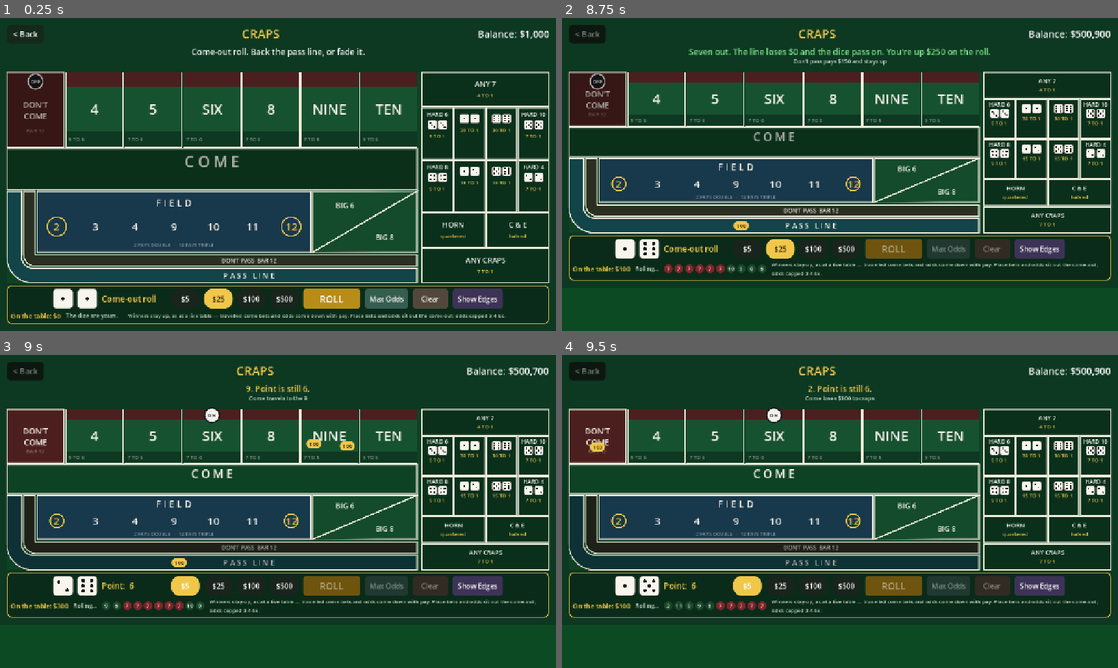
Above: before the commit, frames 1-4 (two rows, left to right).
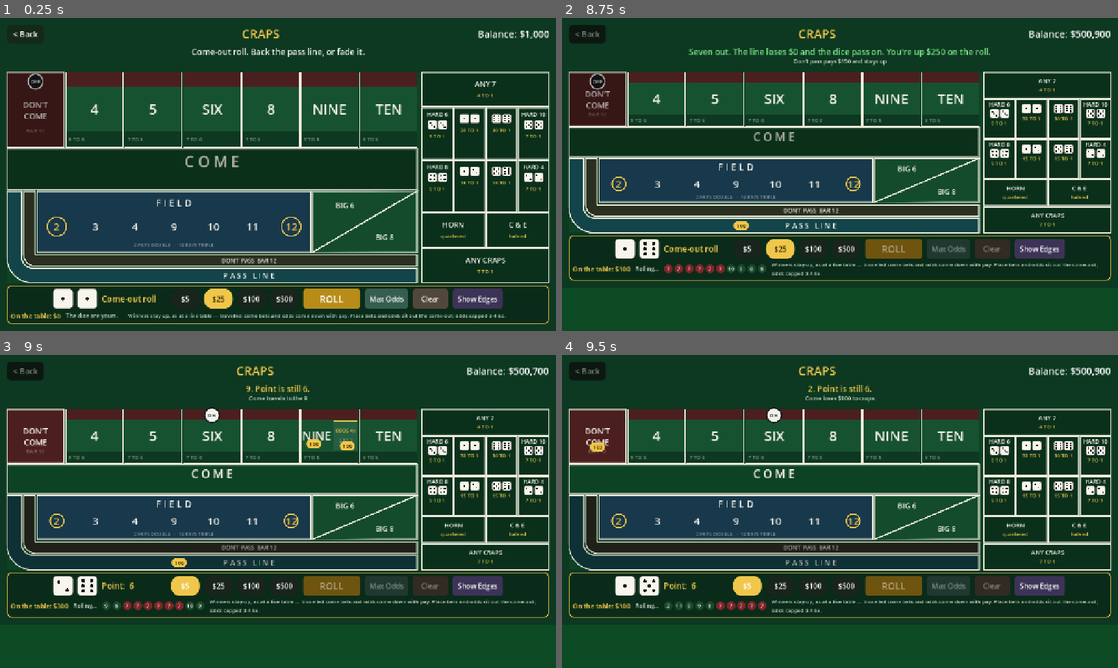
Above: after the commit, the same moments.

Repository: fu-systems/Casino
Game: Godot game, scene res://tests/run_all.tscn
The game is run twice, just before and just after one commit, with the same random seed, the same clock (stepped at 60 frames per second) and the same inputs. This scene is started directly instead of the project's main scene.
Inputs (mouse positions are in pixels of both pictures, inside the frame that each line leads up to):
- Up to frame 1 (0.25 s): no input
- Up to frame 2 (8.75 s): click "< Back" at 0.5 s; click "New Round" at 1.25 s; click "0" at 2 s; click "3" at 2.75 s; click "6" at 3.5 s; click "9" at 4.25 s; click "12" at 5 s; click "< Back" at 5.75 s; click "100" at 6.5 s; click "100" at 7.25 s; click (840, 152) at 8.02 s
- Up to frame 3 (9 s): click "$5" at 8.75 s
- Up to frame 4 (9.5 s): no input

Frames 1-2 are identical in both runs. In frame 3, 0.2% of the frame differs, in the area x 54-65%, y 20-28%; in frame 4, nothing differs.

Commit message:
Charge for walking away, and open odds spots on travelled come bets
Two refinements to how the craps table holds money.

Leaving the table no longer refunds the contract bets. Back now settles
the way leaving a real table does: every removable bet is handed back,
and the pass line and travelled come bets — which can't come down, from a
table that won't pause for someone who left — are forfeited. That is the
price of walking out mid-hand, and the README says so. Clear Bets is
unchanged: it takes down everything removable and leaves the contracts
riding.

When a come or don't come bet lands on a number, its box now grows a
visible gold odds spot: "ODDS 3x/4x/5x" with the true price for a come
bet, "LAY ODDS" for a don't come. The hit-zones existed all along — the
spot is painted exactly onto them, so paint and clicks stay one thing,
and the box number slides over to make room while it is open. The lay
spot's printed price is also fixed to read the right way up (1 TO 2
against the 4, not 2 TO 1). Limits and payouts are the Vegas standard
already in place: 3-4-5x caps, 2:1 / 3:2 / 6:5 taken, the inverse laid.

The suite grows a walk-away check — contracts forfeited, removable bets
refunded, leaving during the come-out free — driven through a settlement
helper rather than the Back button, since changing scenes mid-suite would
take the test runner with it. The come-travel test now also pins the odds
spot opening when the bet lands and closing when it comes down.

Co-Authored-By: Claude Fable 5 <noreply@anthropic.com>
Claude-Session: https://claude.ai/code/session_0124MmiStuKvS4o8Mr4FMMN6

Diff:
--- a/scripts/craps.gd
+++ b/scripts/craps.gd
@@ -242,10 +242,24 @@
 	_refresh()
 
 
+## Settles the table for a player walking away: every removable bet is
+## handed back, and the contracts are forfeited to the house — a contract
+## bet cannot come down, and the table doesn't pause for someone who left.
+## Returns what the walk cost.
+func _settle_walk_away() -> int:
+	var forfeited := 0
+	for key in board.staked_keys():
+		if _is_contract(key):
+			forfeited += board.take(key)
+		else:
+			board.refund(key)
+	return forfeited
+
+
 func _on_back_pressed() -> void:
 	if rolling:
 		return
-	board.refund_all()
+	_settle_walk_away()
 	get_tree().change_scene_to_file("res://scenes/main_menu.tscn")
 
 
@@ -699,8 +713,12 @@
 		var price := "%d TO %d" % [int(t[0]), int(t[1])]
 		felt.set_text("come_%d" % number, "COME %d" % number, "1 TO 1", "edge 1.41%")
 		felt.set_text("dont_come_%d" % number, "DON'T COME %d" % number, "1 TO 1", "edge 1.36%")
-		felt.set_text("come_odds_%d" % number, "ODDS", price, "no edge")
-		felt.set_text("dont_come_odds_%d" % number, "LAY", price, "no edge")
+		# The 3-4-5x multiple is printed on the take-odds spot; the lay pays
+		# the same odds the other way up, so its price is inverted.
+		felt.set_text("come_odds_%d" % number,
+			"ODDS %dx" % int(ODDS_MULTIPLE[number]), price, "no edge")
+		felt.set_text("dont_come_odds_%d" % number, "LAY ODDS",
+			"%d TO %d" % [int(t[1]), int(t[0])], "no edge")
 
 	for number in HARD_PAYS:
 		felt.set_text("hard_%d" % number, "HARD %d" % number,
@@ -903,6 +921,15 @@
 
 func _refresh() -> void:
 	felt.point = point
+	# A number carrying a come or don't come bet grows its odds box.
+	var come_open: Array = []
+	var dont_open: Array = []
+	for number in POINTS:
+		if board.amount("come_%d" % number) > 0:
+			come_open.append(number)
+		if board.amount("dont_come_%d" % number) > 0:
+			dont_open.append(number)
+	felt.set_odds_open(come_open, dont_open)
 	point_label.text = "Come-out roll" if point == 0 else "Point:  %d" % point
 	roll_label.text = "Rolling…" if rolling else "Last roll: %d" % (die_a.value + die_b.value)
 	if history.is_empty() and not rolling:
--- a/scripts/craps_table.gd
+++ b/scripts/craps_table.gd
@@ -66,6 +66,20 @@
 	set(value):
 		edges_shown = value
 		queue_redraw()
+
+## Numbers currently carrying a come or don't come bet. While a bet sits on
+## a number, its box grows a little take-odds (or lay-odds) spot, since that
+## is the one thing a player can still do to a travelled bet.
+var come_odds_open: Array = []
+var dont_odds_open: Array = []
+
+
+func set_odds_open(come_numbers: Array, dont_numbers: Array) -> void:
+	if come_numbers == come_odds_open and dont_numbers == dont_odds_open:
+		return
+	come_odds_open = come_numbers
+	dont_odds_open = dont_numbers
+	queue_redraw()
 
 var _rows := {}
 
@@ -337,8 +351,13 @@
 		draw_rect(box, LINE, false, 2.0)
 		var body: Rect2 = _bbox(areas["come_%d" % number].poly)
 		var place: Rect2 = _bbox(areas["place_%d" % number].poly)
+		# The number spans the box until the odds spot opens, then shrinks
+		# into the come half so the two don't print on top of each other.
+		var name_w: float = body.size.x if number in come_odds_open else box.size.x
+		var name_size := int(clampf(minf(body.size.y * 0.62,
+			name_w / maxf(2.0, String(BOX_NAMES[number]).length()) * 1.55), 13, 32))
 		_centre(String(BOX_NAMES[number]), Rect2(box.position.x, body.position.y,
-			box.size.x, body.size.y), int(clampf(body.size.y * 0.62, 15, 32)), TEXT)
+			name_w, body.size.y), name_size, TEXT)
 		_text(_pays("place_%d" % number),
 			Rect2(place.position.x + 6, place.position.y, place.size.x - 12, place.size.y),
 			12, LINE_DIM, HORIZONTAL_ALIGNMENT_LEFT)
@@ -351,6 +370,25 @@
 			Vector2(box.end.x, strip.end.y), LINE_DIM, 1.0)
 		draw_line(Vector2(box.position.x, place.position.y),
 			Vector2(box.end.x, place.position.y), LINE_DIM, 1.0)
+
+		# While a bet is on the number, its odds spot becomes a visible box
+		# — drawn exactly on the hit-zone that was always there, so paint
+		# and clicks stay one thing.
+		if number in come_odds_open:
+			var spot: Rect2 = _bbox(areas["come_odds_%d" % number].poly).grow(-3.0)
+			draw_rect(spot, Color(1, 1, 1, 0.07), true)
+			draw_rect(spot, GOLD, false, 1.2)
+			_centre(_label("come_odds_%d" % number),
+				Rect2(spot.position.x, spot.position.y + spot.size.y * 0.16,
+					spot.size.x, spot.size.y * 0.34), 11, GOLD)
+			_centre(_pays("come_odds_%d" % number),
+				Rect2(spot.position.x, spot.position.y + spot.size.y * 0.52,
+					spot.size.x, spot.size.y * 0.3), 10, LINE_DIM)
+		if number in dont_odds_open:
+			var lay_spot: Rect2 = _bbox(areas["dont_come_odds_%d" % number].poly).grow(-2.0)
+			draw_rect(lay_spot, Color(1, 1, 1, 0.07), true)
+			draw_rect(lay_spot, GOLD, false, 1.2)
+			_centre(_label("dont_come_odds_%d" % number), lay_spot, 10, GOLD)
 
 	var dc: Rect2 = _rows["dont_come"]
 	_centre("DON'T\nCOME",
--- a/tests/craps_rules.gd
+++ b/tests/craps_rules.gd
@@ -31,6 +31,7 @@
 	await _test_big_six_and_eight()
 	await _test_come_out_sleeps_place_and_odds()
 	await _test_clear_bets()
+	await _test_walking_away()
 	await _test_money_conservation()
 
 	t.queue_free()
@@ -311,6 +312,7 @@
 	await _roll(4, 5)          # come travels to the 9
 	check(t.board.amount("come") == 0, "the come bar should be empty once the bet travels")
 	check(t.board.amount("come_9") == 100, "the come bet should sit on the 9")
+	check(9 in t.felt.come_odds_open, "the 9's take-odds box should open with a come bet on it")
 
 	# Odds go behind it, and both pay when the number repeats.
 	_stake("come_odds_9", 100)
@@ -319,6 +321,7 @@
 	check(Bank.balance - start == 100 + 100 + 100 + 150,
 		"a come 9 with $100 odds should return $450, returned $%d" % (Bank.balance - start))
 	check(t.board.amount("come_9") == 0, "a paid come bet comes down")
+	check(not (9 in t.felt.come_odds_open), "the take-odds box closes when the bet comes down")
 
 	# 7 and 11 pay on the bar and the bet stays there; craps takes it.
 	_reset()
@@ -666,6 +669,35 @@
 	t.board.refund_all()
 	t.point = 0
 	note("clear refunds everything but the pass line and travelled come bets")
+
+
+func _test_walking_away() -> void:
+	# Leaving the table hands back every removable bet, but the contracts
+	# can't come down and the table doesn't wait — they are forfeited.
+	_reset()
+	_stake("pass", 100)
+	await _roll(3, 3)          # point 6
+	_stake("pass_odds", 200)
+	_stake("place_8", 60)
+	_stake("come", 25)
+	await _roll(4, 5)          # the come bet travels to the 9
+	var start: int = Bank.balance
+	var forfeited: int = t._settle_walk_away()
+	check(forfeited == 100 + 25,
+		"walking away should forfeit the pass flat and the come 9, forfeited $%d" % forfeited)
+	check(Bank.balance - start == 200 + 60,
+		"walking away should refund the odds and the place bet, got %+d" % (Bank.balance - start))
+	check(t.board.total() == 0, "nothing stays on the table once the player has left")
+
+	# On a come-out there are no contracts yet, so leaving costs nothing.
+	_reset()
+	_stake("pass", 100)
+	_stake("field", 50)
+	start = Bank.balance
+	forfeited = t._settle_walk_away()
+	check(forfeited == 0 and Bank.balance - start == 150,
+		"leaving during the come-out refunds everything")
+	note("walking away refunds removable bets and forfeits the contracts")
 
 
 func _test_money_conservation() -> void:
Not shown, changed: README.md
